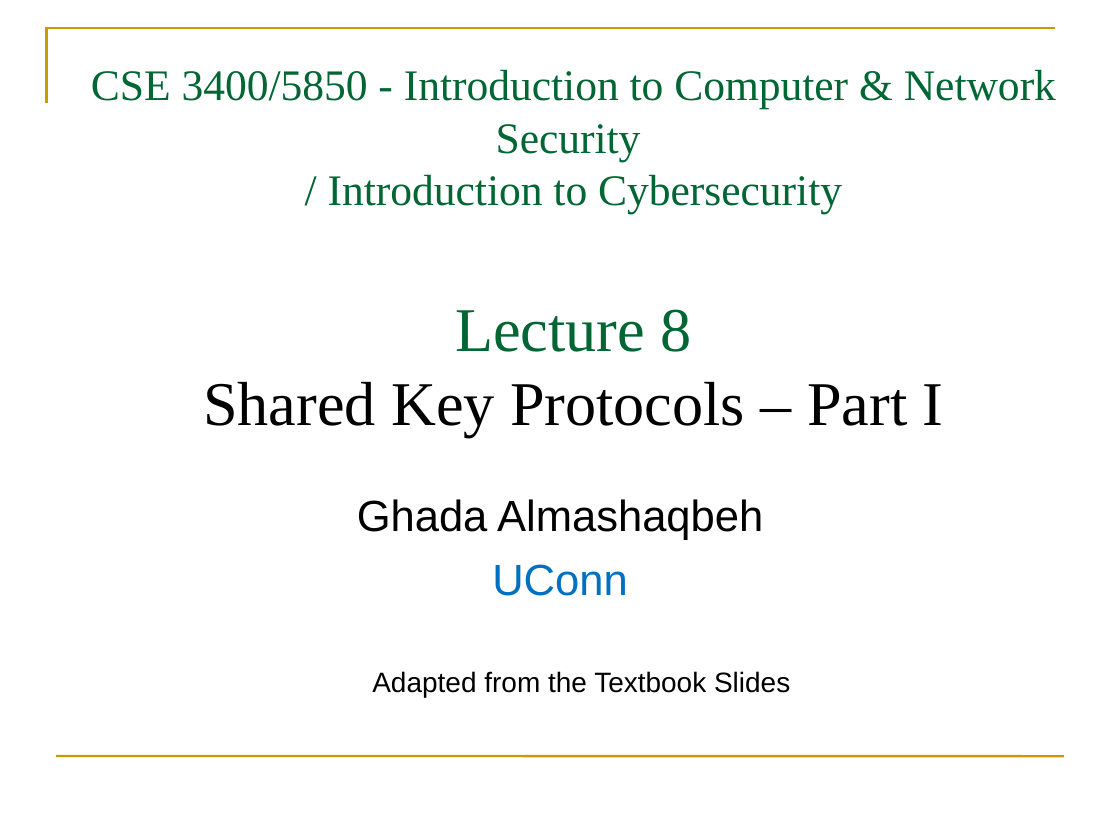
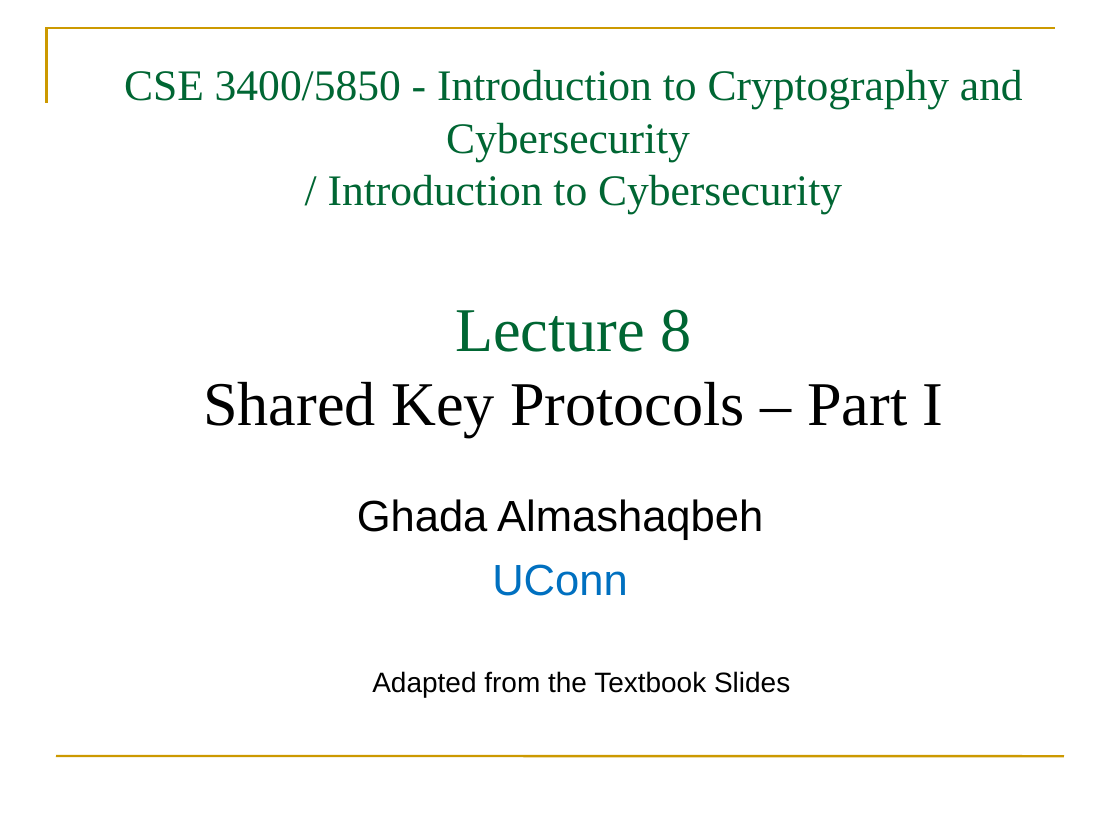
Before and after one commit to GhadaAlmashaqbeh/GhadaAlmashaqbeh.github.io, a slide deck: slide 1 of courses/cse3400-f2025/lecture8.pptx. Drawn at 1120x840 pixels with LibreOffice and Linux fonts; fonts in the diff are those of the drawing. Boxes give left, top, right and bottom in pixels: in the first picture for what was removed or moved away, otherwise in the second. Text is boxed around its words. In the diff, an @@ line names an element or a change of style, - is before the commit and + after.

```diff
--- a/courses/cse3400-f2025/lecture8.pptx
+++ b/courses/cse3400-f2025/lecture8.pptx
@@ title at (x1=124, y1=69, x2=1023, y2=437): text changed @@
-CSE 3400/5850 - Introduction to Computer & Network Security
-/ Introduction to Cybersecurity
-Lecture 8
-Shared Key Protocols – Part I
+CSE 3400/5850 - Introduction to Cryptography and Cybersecurity
+/ Introduction to Cybersecurity
+Lecture 8
+Shared Key Protocols – Part I
```
Also in this commit, not shown: 2 other slides changed, 1 slide removed, 4 other files.
